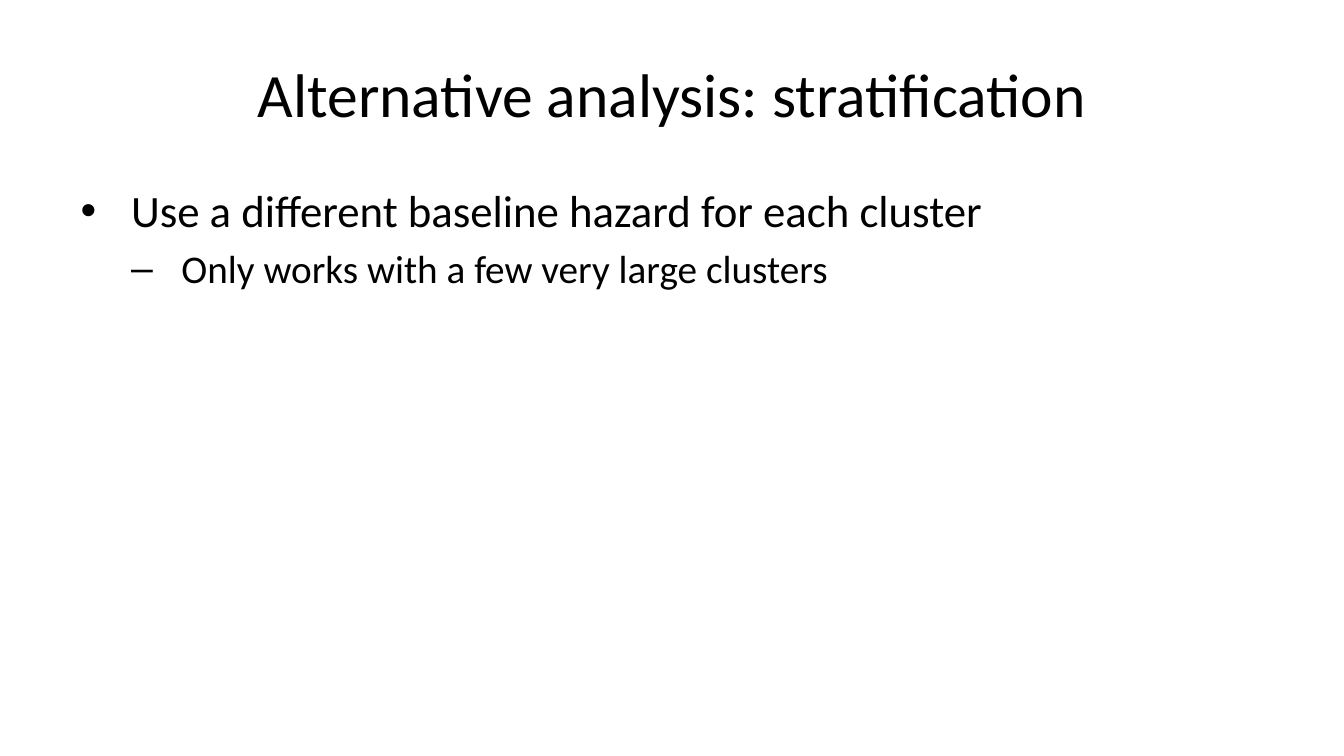
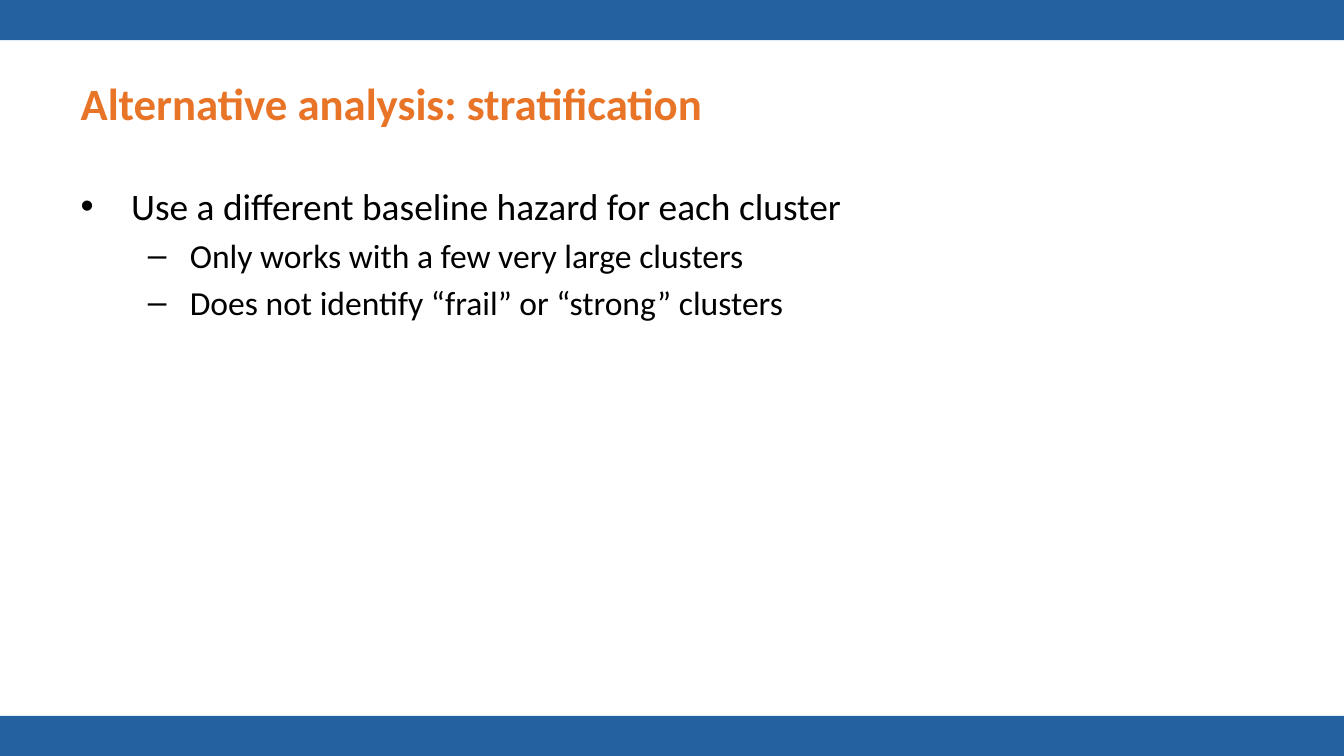
Before and after one commit to pmean/talks, a slide deck: slide 28 of frailty/frailty.pptx (slide 58 before the commit). Drawn at 1344x756 pixels with LibreOffice and Linux fonts; fonts in the diff are those of the drawing; background and template pictures are left out. Boxes give left, top, right and bottom in pixels: in the first picture for what was removed or moved away, otherwise in the second. Text is boxed around its words. In the diff, an @@ line names an element or a change of style, - is before the commit and + after.

Commit message:
Fixed small typos in frailty.

```diff
--- a/frailty/frailty.pptx
+++ b/frailty/frailty.pptx
@@ rectangle added at <box>0,0,1344,40</box>, fill #2361A1 @@
@@ title "Alternative analysis: stratification": place and size @@
-title "Alternative analysis: stratification" at <box>258,74,1086,127</box>
+title "Alternative analysis: stratification" at <box>81,88,702,127</box>
@@ title "Alternative analysis: stratification" at <box>81,88,702,127</box>: size 33 to 24 pt, text colour #000000 to #E87427, bold on; alignment centre to left @@
@@ text at <box>131,194,841,274</box>: size 24 to 20 pt in "Use a different baseline hazard for each ..."; size 21 to 18 pt in "Only works with a few very large ..."; indent changed @@
@@ text at <box>190,291,783,321</box>: paragraph added @@
+  – Does not identify “frail” or “strong” clusters
@@ rectangle added at <box>0,716,1344,756</box>, fill #2361A1 @@
```
Also in this commit, not shown: 54 other slides changed, 10 slides added, 3 slides removed, 1 other file.
